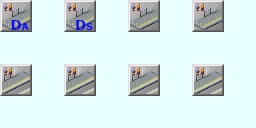
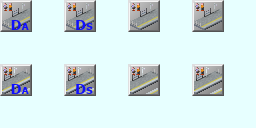
Layers edited between the first and the second 256px x 128px image:
added group "レイヤーグループ #2" with 6 layers above "レイヤーグループ #1" over [11, 84, 93, 94]
added group "Text コピー" with 2 layers in group "レイヤーグループ #2" over [11, 84, 93, 94]
added layer "DS #1" in group "Text コピー" over [76, 84, 93, 94]
added layer "DA #1" in group "Text コピー" over [11, 84, 29, 94]
